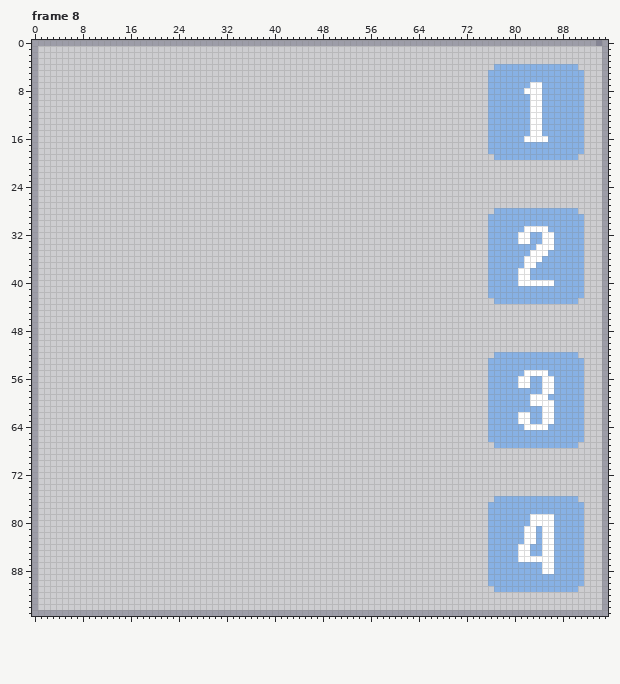
Two versions of one pixel-art file, assets/images/imgui_dark/algorithm.ase. That is the earlier state.
96x96 pixels, 8 frames. Shown: frame 8. The commit also changed other frames, which this record leaves out.
And afterwards:
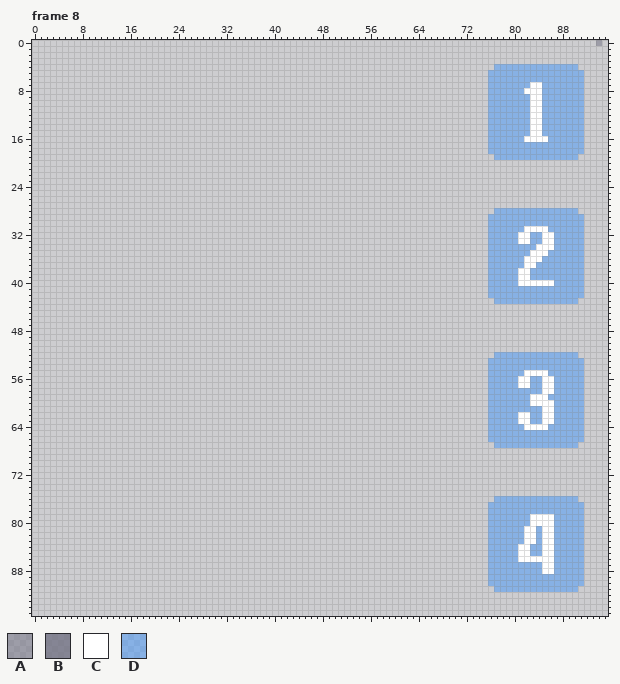
Palette (. is transparent): A #6e6e8080  B #6e6e80c0  C #ffffff  D #4296fa80
The commit says: Draw the algorithm and SSG-EG pictures' frames in a theme color
Diff:
layer "Layer 3" removed
Changed rows in their new state; - is an unchanged pixel.
Frame 8:
first column x 0:
 0 ..............................................................................................A.
 1 .----------------------------------------------------------------------------------------------.
 2 .----------------------------------------------------------------------------------------------.
 3 .----------------------------------------------------------------------------------------------.
 4 .----------------------------------------------------------------------------------------------.
 5 .----------------------------------------------------------------------------------------------.
 6 .----------------------------------------------------------------------------------------------.
 7 .----------------------------------------------------------------------------------------------.
 8 .----------------------------------------------------------------------------------------------.
 9 .----------------------------------------------------------------------------------------------.
10 .----------------------------------------------------------------------------------------------.
11 .----------------------------------------------------------------------------------------------.
12 .----------------------------------------------------------------------------------------------.
13 .----------------------------------------------------------------------------------------------.
14 .----------------------------------------------------------------------------------------------.
15 .----------------------------------------------------------------------------------------------.
16 .----------------------------------------------------------------------------------------------.
17 .----------------------------------------------------------------------------------------------.
18 .----------------------------------------------------------------------------------------------.
19 .----------------------------------------------------------------------------------------------.
20 .----------------------------------------------------------------------------------------------.
21 .----------------------------------------------------------------------------------------------.
22 .----------------------------------------------------------------------------------------------.
23 .----------------------------------------------------------------------------------------------.
24 .----------------------------------------------------------------------------------------------.
25 .----------------------------------------------------------------------------------------------.
26 .----------------------------------------------------------------------------------------------.
27 .----------------------------------------------------------------------------------------------.
28 .----------------------------------------------------------------------------------------------.
29 .----------------------------------------------------------------------------------------------.
30 .----------------------------------------------------------------------------------------------.
31 .----------------------------------------------------------------------------------------------.
32 .----------------------------------------------------------------------------------------------.
33 .----------------------------------------------------------------------------------------------.
34 .----------------------------------------------------------------------------------------------.
35 .----------------------------------------------------------------------------------------------.
36 .----------------------------------------------------------------------------------------------.
37 .----------------------------------------------------------------------------------------------.
38 .----------------------------------------------------------------------------------------------.
39 .----------------------------------------------------------------------------------------------.
40 .----------------------------------------------------------------------------------------------.
41 .----------------------------------------------------------------------------------------------.
42 .----------------------------------------------------------------------------------------------.
43 .----------------------------------------------------------------------------------------------.
44 .----------------------------------------------------------------------------------------------.
45 .----------------------------------------------------------------------------------------------.
46 .----------------------------------------------------------------------------------------------.
47 .----------------------------------------------------------------------------------------------.
48 .----------------------------------------------------------------------------------------------.
49 .----------------------------------------------------------------------------------------------.
50 .----------------------------------------------------------------------------------------------.
51 .----------------------------------------------------------------------------------------------.
52 .----------------------------------------------------------------------------------------------.
53 .----------------------------------------------------------------------------------------------.
54 .----------------------------------------------------------------------------------------------.
55 .----------------------------------------------------------------------------------------------.
56 .----------------------------------------------------------------------------------------------.
57 .----------------------------------------------------------------------------------------------.
58 .----------------------------------------------------------------------------------------------.
59 .----------------------------------------------------------------------------------------------.
60 .----------------------------------------------------------------------------------------------.
61 .----------------------------------------------------------------------------------------------.
62 .----------------------------------------------------------------------------------------------.
63 .----------------------------------------------------------------------------------------------.
64 .----------------------------------------------------------------------------------------------.
65 .----------------------------------------------------------------------------------------------.
66 .----------------------------------------------------------------------------------------------.
67 .----------------------------------------------------------------------------------------------.
68 .----------------------------------------------------------------------------------------------.
69 .----------------------------------------------------------------------------------------------.
70 .----------------------------------------------------------------------------------------------.
71 .----------------------------------------------------------------------------------------------.
72 .----------------------------------------------------------------------------------------------.
73 .----------------------------------------------------------------------------------------------.
74 .----------------------------------------------------------------------------------------------.
75 .----------------------------------------------------------------------------------------------.
76 .----------------------------------------------------------------------------------------------.
77 .----------------------------------------------------------------------------------------------.
78 .----------------------------------------------------------------------------------------------.
79 .----------------------------------------------------------------------------------------------.
80 .----------------------------------------------------------------------------------------------.
81 .----------------------------------------------------------------------------------------------.
82 .----------------------------------------------------------------------------------------------.
83 .----------------------------------------------------------------------------------------------.
84 .----------------------------------------------------------------------------------------------.
85 .----------------------------------------------------------------------------------------------.
86 .----------------------------------------------------------------------------------------------.
87 .----------------------------------------------------------------------------------------------.
88 .----------------------------------------------------------------------------------------------.
89 .----------------------------------------------------------------------------------------------.
90 .----------------------------------------------------------------------------------------------.
91 .----------------------------------------------------------------------------------------------.
92 .----------------------------------------------------------------------------------------------.
93 .----------------------------------------------------------------------------------------------.
94 .----------------------------------------------------------------------------------------------.
95 ................................................................................................
Where, in picture pixels (left, top, right, bottom), the same in both pictures:
changed: (32, 40, 608, 616)
